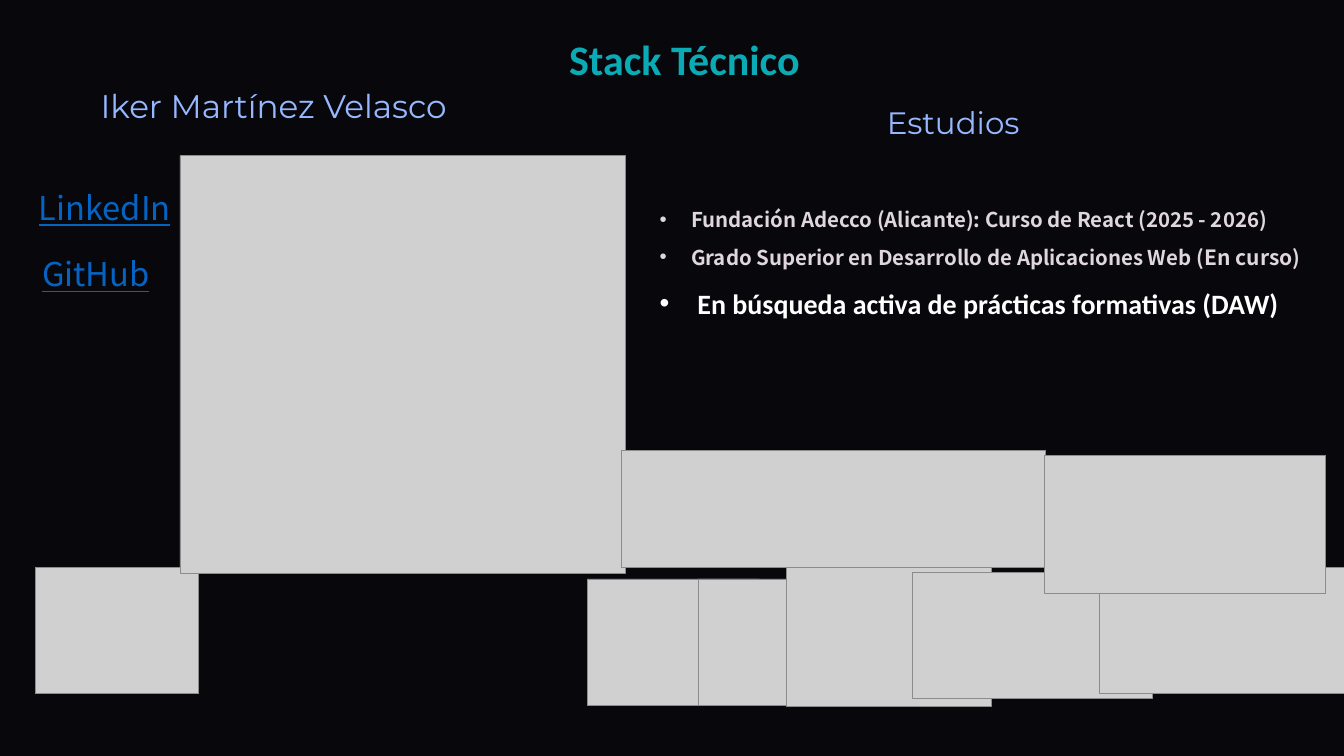
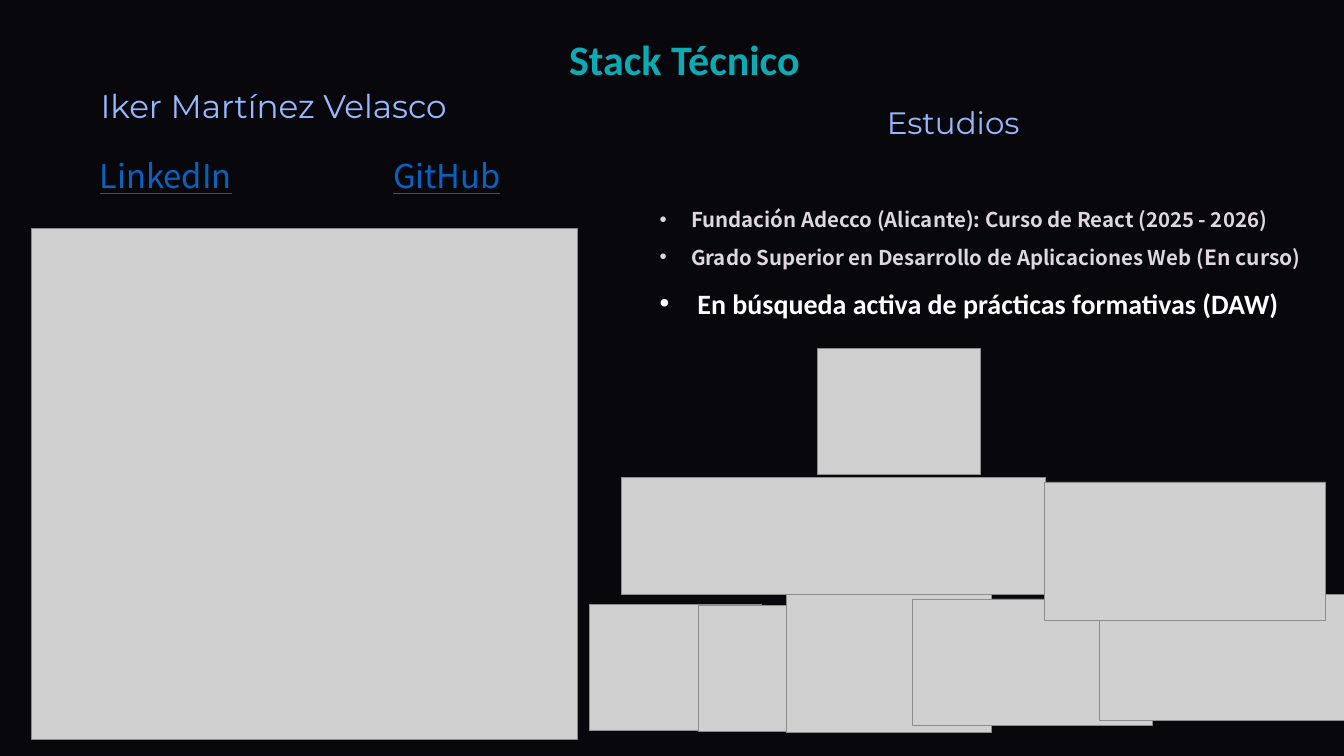
Before and after one commit to DavidCorredorMiguel/proyectogrupo2, a slide deck: slide 4 of Tech-and-Learn-Innovacion-y-Aprendizaje-en-E-commerce (1).pptx. Drawn at 1344x756 pixels with LibreOffice and Linux fonts; fonts in the diff are those of the drawing; grey boxes stand for pictures; background and template pictures are left out. Boxes give left, top, right and bottom in pixels: in the first picture for what was removed or moved away, otherwise in the second. Text is boxed around its words. In the diff, an @@ line names an element or a change of style, - is before the commit and + after.

```diff
--- a/Tech-and-Learn-Innovacion-y-Aprendizaje-en-E-commerce (1).pptx
+++ b/Tech-and-Learn-Innovacion-y-Aprendizaje-en-E-commerce (1).pptx
@@ text "LinkedIn": place and size @@
-text "LinkedIn" at [39,194,171,226]
+text "LinkedIn" at [100,162,232,194]
@@ text "GitHub": place and size @@
-text "GitHub" at [42,260,149,292]
+text "GitHub" at [393,162,500,194]
@@ picture: place and size @@
-picture at [180,156,625,574]
+picture at [32,228,577,740]
@@ picture: place and size @@
-picture at [35,568,199,694]
+picture at [817,349,981,475]
@@ 6 pictures: place and size @@
-6 pictures at [621,451,1344,706]
+6 pictures at [621,477,1344,732]
@@ picture: place and size @@
-picture at [587,579,759,705]
+picture at [590,605,762,731]
```
Also in this commit, not shown: 5 other slides changed, 1 other file.
